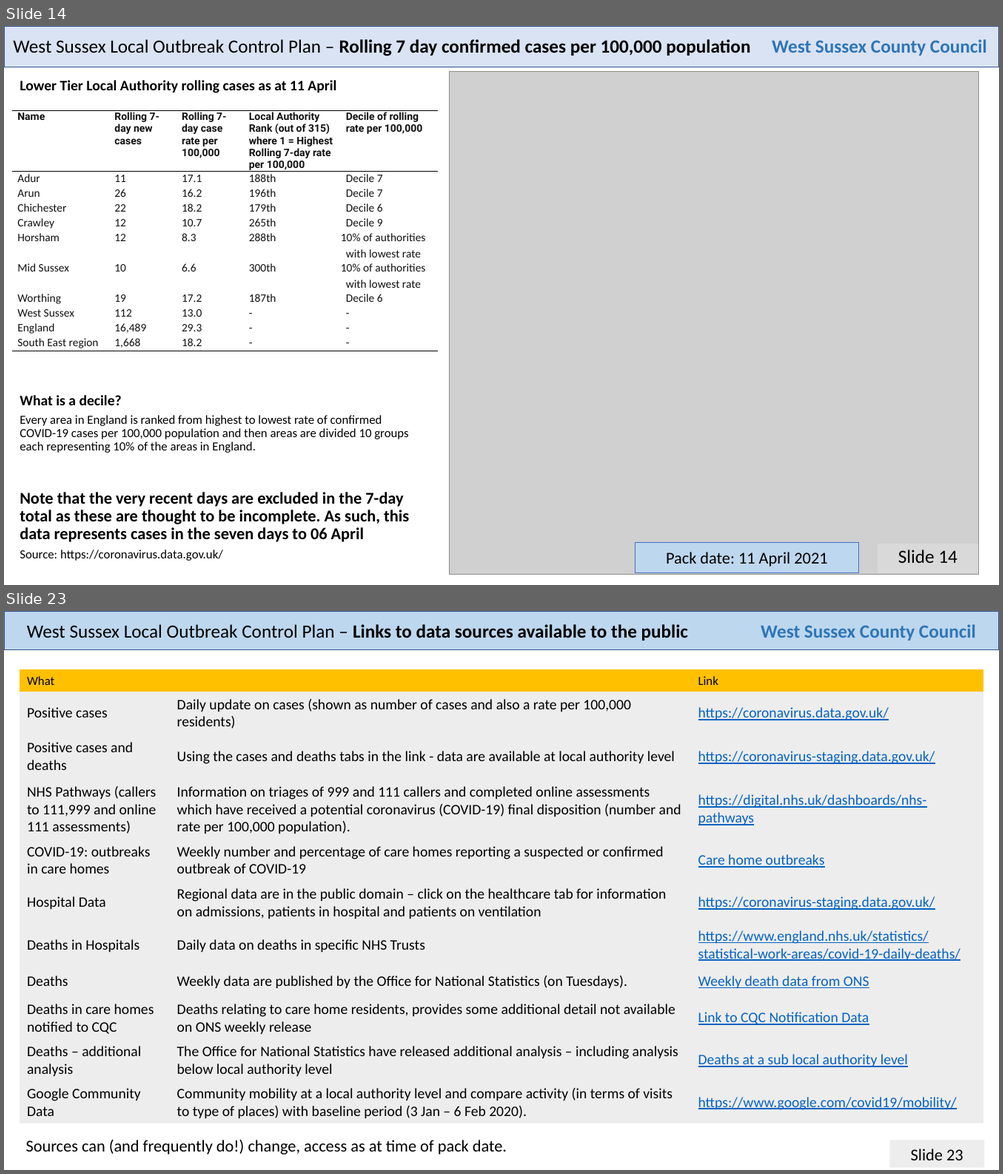
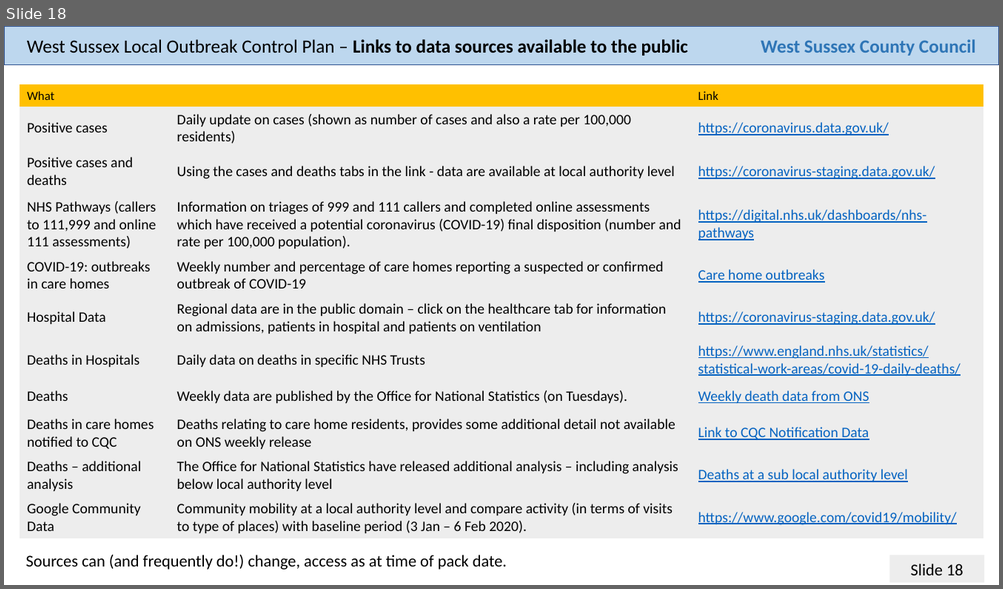
Before and after one commit to psychty/wsx_covid_datapack_public, a slide deck: Latest_West_Sussex_C19_slide_deck.pptx. Shown one above the other, each under a label of ours: slides 14 and 23 before the commit, slide 18 after it; the slides between them are not shown. The pictures are 1003x1174 and 1003x589 pixels, drawn with LibreOffice and Linux fonts; fonts in the diff are those of the drawing; grey boxes stand for pictures. Boxes give left, top, right and bottom in pixels: in the first picture for what was removed or moved away, otherwise in the second. Text is boxed around its words. In the diff, an @@ line names an element or a change of style, - is before the commit and + after.

Commit message:
April 12 update

```diff
--- a/Latest_West_Sussex_C19_slide_deck.pptx
+++ b/Latest_West_Sussex_C19_slide_deck.pptx
@@ slide 14 removed at [4, 26, 999, 585], background #FFFFFF @@
@@ rectangle removed at [4, 26, 999, 67] @@
@@ text removed at [13, 39, 750, 56] @@
-West Sussex Local Outbreak Control Plan – Rolling 7 day confirmed cases per 100,000 population
@@ text removed at [771, 39, 987, 56] @@
-West Sussex County Council
@@ text removed at [20, 80, 336, 93] @@
-Lower Tier Local Authority rolling cases as at 11 April
@@ picture removed at [449, 72, 979, 575] @@
@@ table removed at [12, 111, 438, 352], 11 rows, 5 columns @@
-Name | Rolling 7-day new cases | Rolling 7-day case rate per 100,000 | Local Authority Rank (out of 315) where 1 = Highest Rolling 7-day rate per 100,000 | Decile of rolling rate per 100,000
-Adur | 11 | 17.1 | 188th | Decile 7
-Arun | 26 | 16.2 | 196th | Decile 7
-Chichester | 22 | 18.2 | 179th | Decile 6
-Crawley | 12 | 10.7 | 265th | Decile 9
-Horsham | 12 | 8.3 | 288th | 10% of authorities with lowest rate
-Mid Sussex | 10 | 6.6 | 300th | 10% of authorities with lowest rate
-Worthing | 19 | 17.2 | 187th | Decile 6
-West Sussex | 112 | 13.0 | - | -
-England | 16,489 | 29.3 | - | -
-South East region | 1,668 | 18.2 | - | -
@@ text removed at [20, 395, 122, 406] @@
-What is a decile?
@@ text removed at [20, 415, 408, 453] @@
-Every area in England is ranked from highest to lowest rate of confirmed COVID-19 cases per 100,000 population and then areas are divided 10 groups each representing 10% of the areas in England.
@@ text removed at [20, 492, 409, 543] @@
-Note that the very recent days are excluded in the 7-day total as these are thought to be incomplete. As such, this data represents cases in the seven days to 06 April
@@ text removed at [20, 550, 223, 561] @@
-Source: https://coronavirus.data.gov.uk/
@@ rectangle removed at [635, 543, 859, 573] @@
-Pack date: 11 April 2021
@@ text removed at [877, 544, 978, 574] @@
-Slide 14
@@ what was slide 23 is now slide 18 @@
@@ page number at [910, 564, 963, 576]: text changed @@
-Slide 23
+Slide 18
```
Also in this commit, not shown: 17 slides changed, 4 other slides removed, 49 other files.
